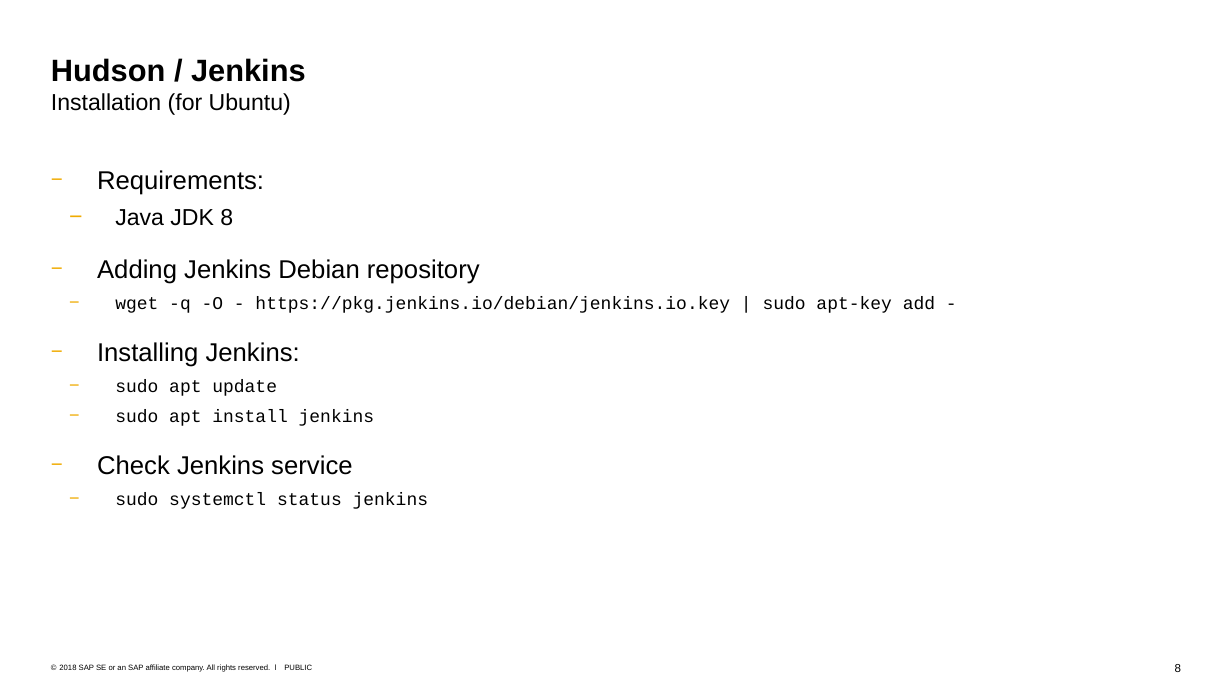
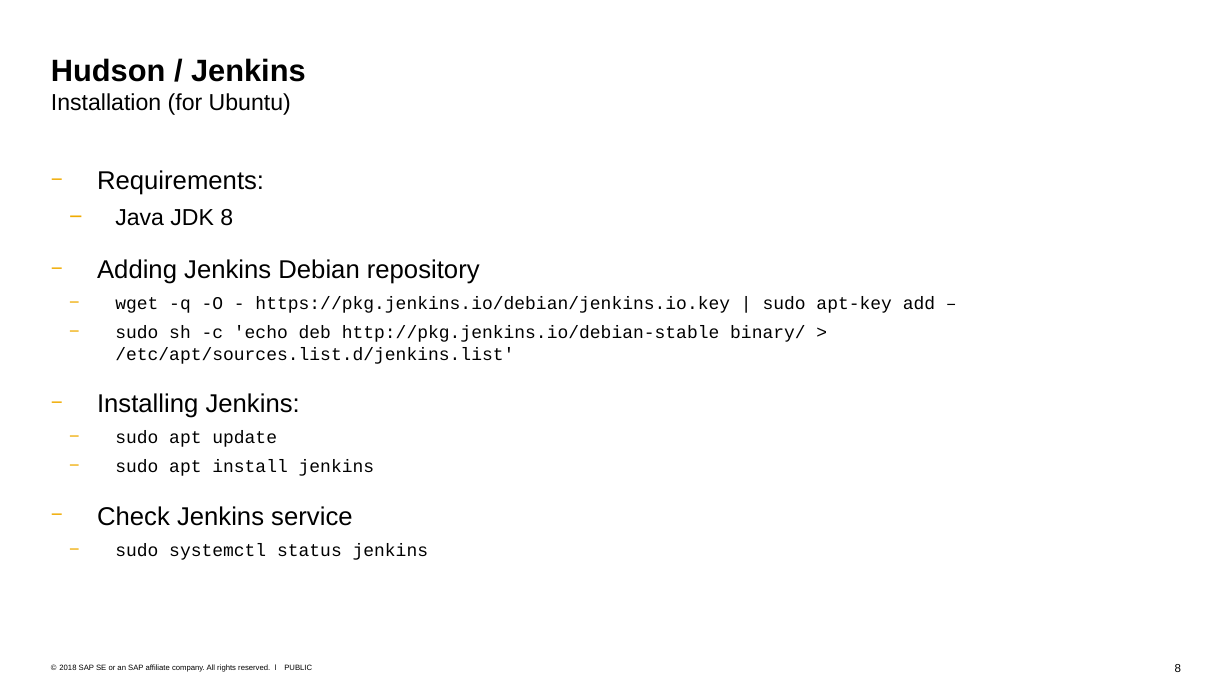
Before and after one commit to raphaelmue/e-portfolio-jenkins, a slide deck: slide 8 of e-Portfolio.pptx. Drawn at 1232x693 pixels with LibreOffice and Linux fonts; fonts in the diff are those of the drawing. Boxes give left, top, right and bottom in pixels: in the first picture for what was removed or moved away, otherwise in the second. Text is boxed around its words. In the diff, an @@ line names an element or a change of style, - is before the commit and + after.

```diff
--- a/e-Portfolio.pptx
+++ b/e-Portfolio.pptx
@@ text at [115, 297, 935, 364]: text changed @@
-  − wget -q -O - https://pkg.jenkins.io/debian/jenkins.io.key | sudo apt-key add -
+  − wget -q -O - https://pkg.jenkins.io/debian/jenkins.io.key | sudo apt-key add –
+  − sudo sh -c 'echo deb http://pkg.jenkins.io/debian-stable binary/ > /etc/apt/sources.list.d/jenkins.list'
```
Also in this commit, not shown: 1 other slide changed, 1 other file.
